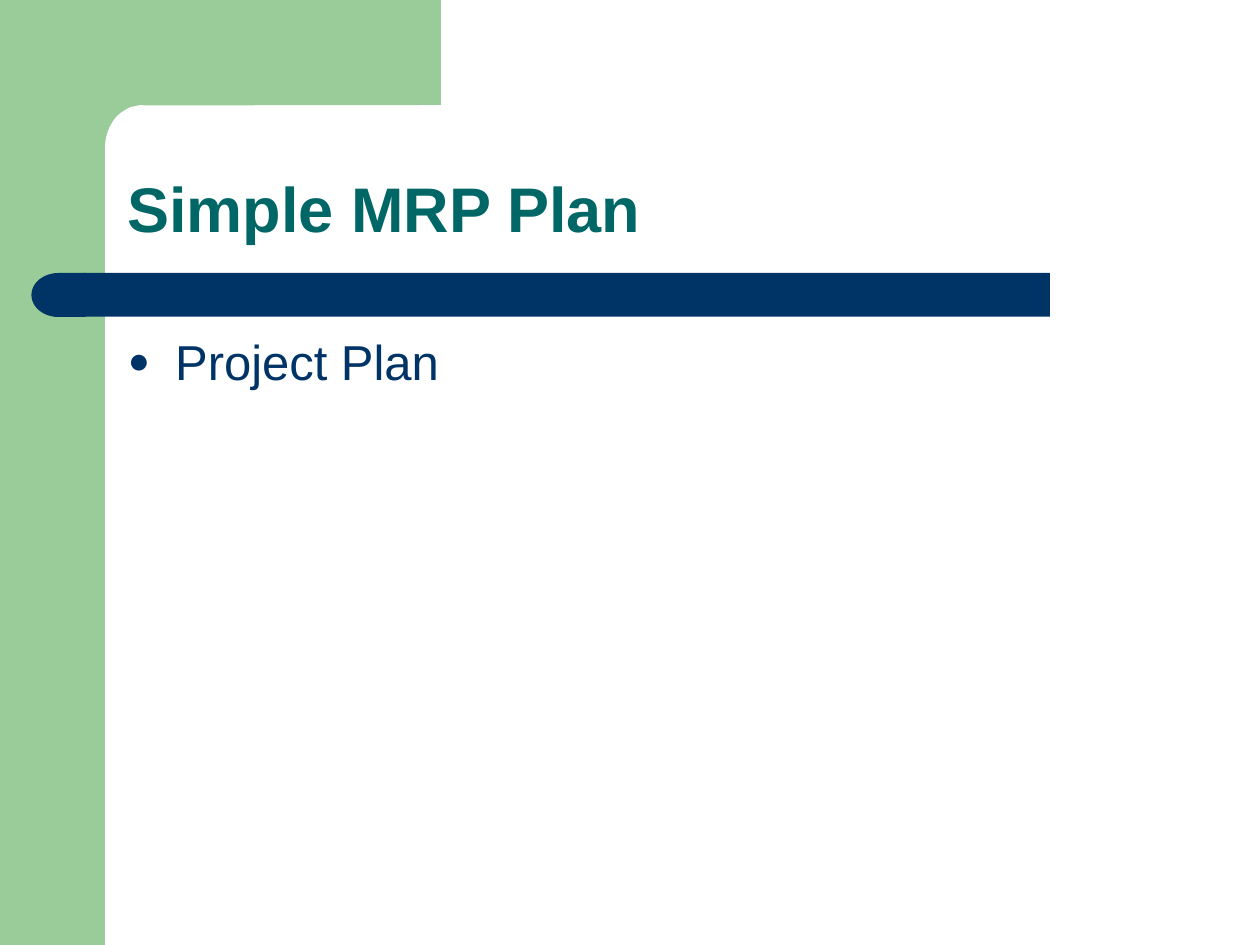
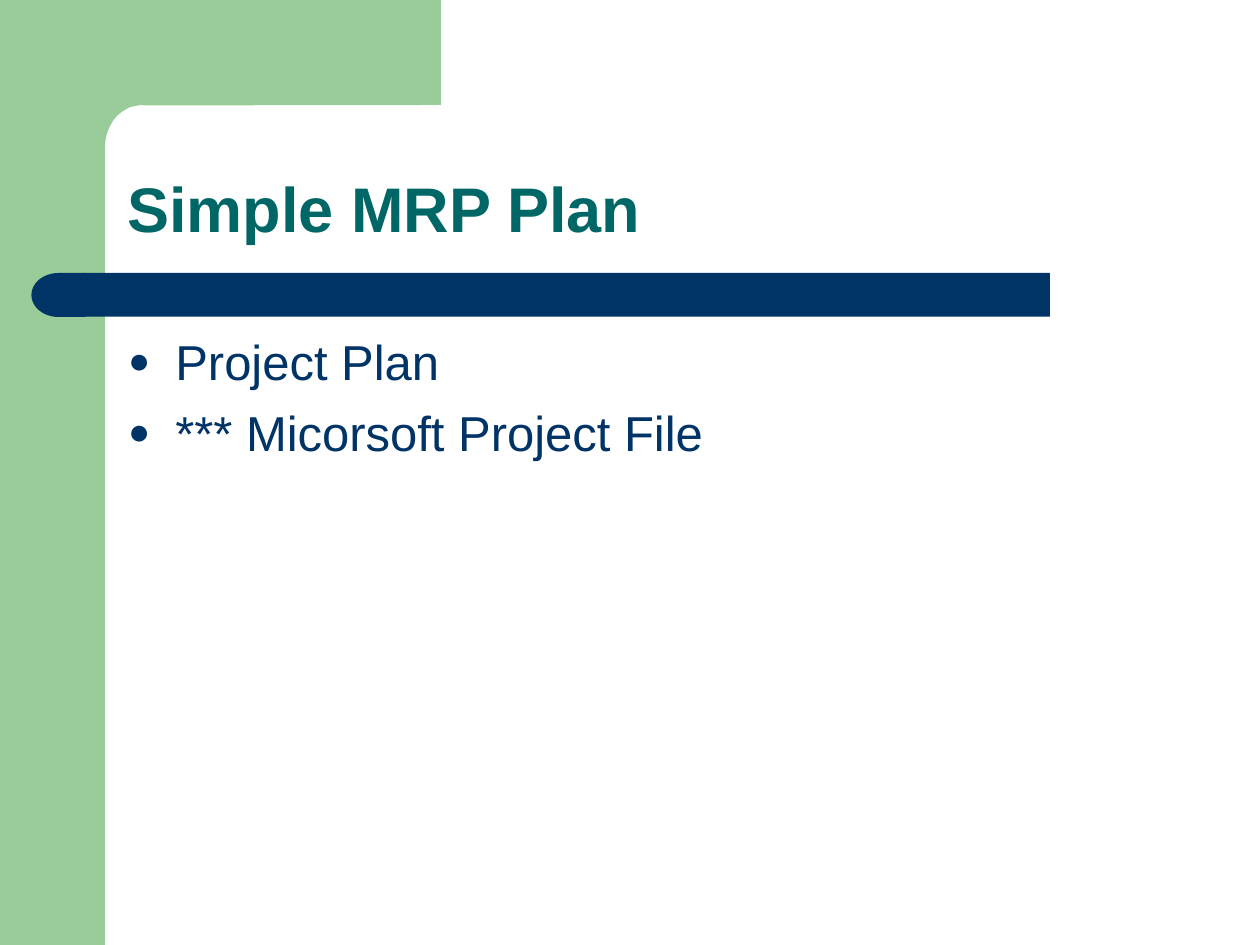
Before and after one commit to eseawind/simple-mrp, a slide deck: slide 4 of simple-mrp-doc/Simple_MRP_Present_V1.1.ppt. Drawn at 1260x945 pixels with LibreOffice and Linux fonts; fonts in the diff are those of the drawing. Boxes give left, top, right and bottom in pixels: in the first picture for what was removed or moved away, otherwise in the second. Text is boxed around its words. In the diff, an @@ line names an element or a change of style, - is before the commit and + after.

```diff
--- a/simple-mrp-doc/Simple_MRP_Present_V1.1.ppt
+++ b/simple-mrp-doc/Simple_MRP_Present_V1.1.ppt
@@ text at [246, 415, 703, 461]: paragraph added @@
+● *** Micorsoft Project File
```
Also in this commit, not shown: 10 other slides changed, 2 slides added.
